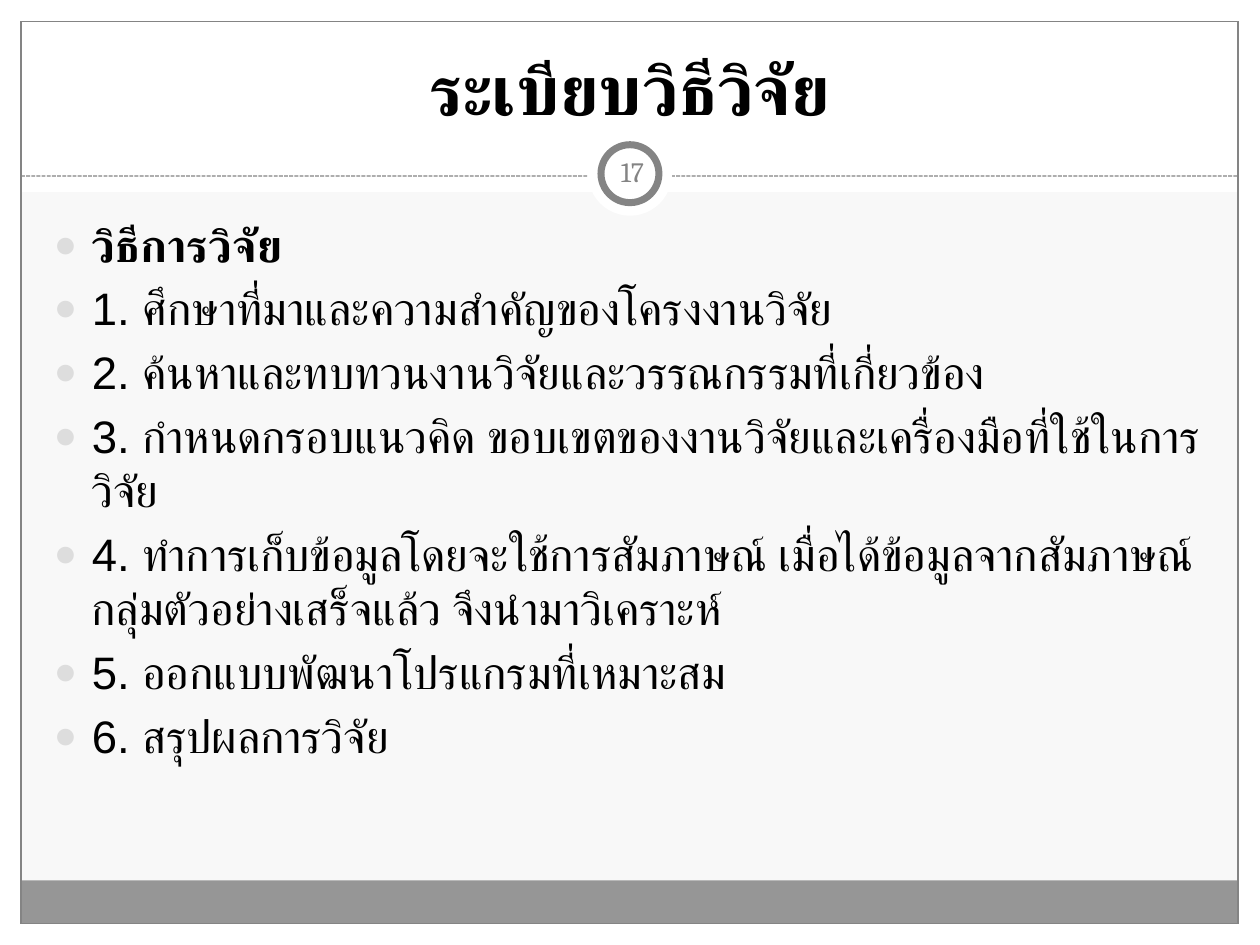
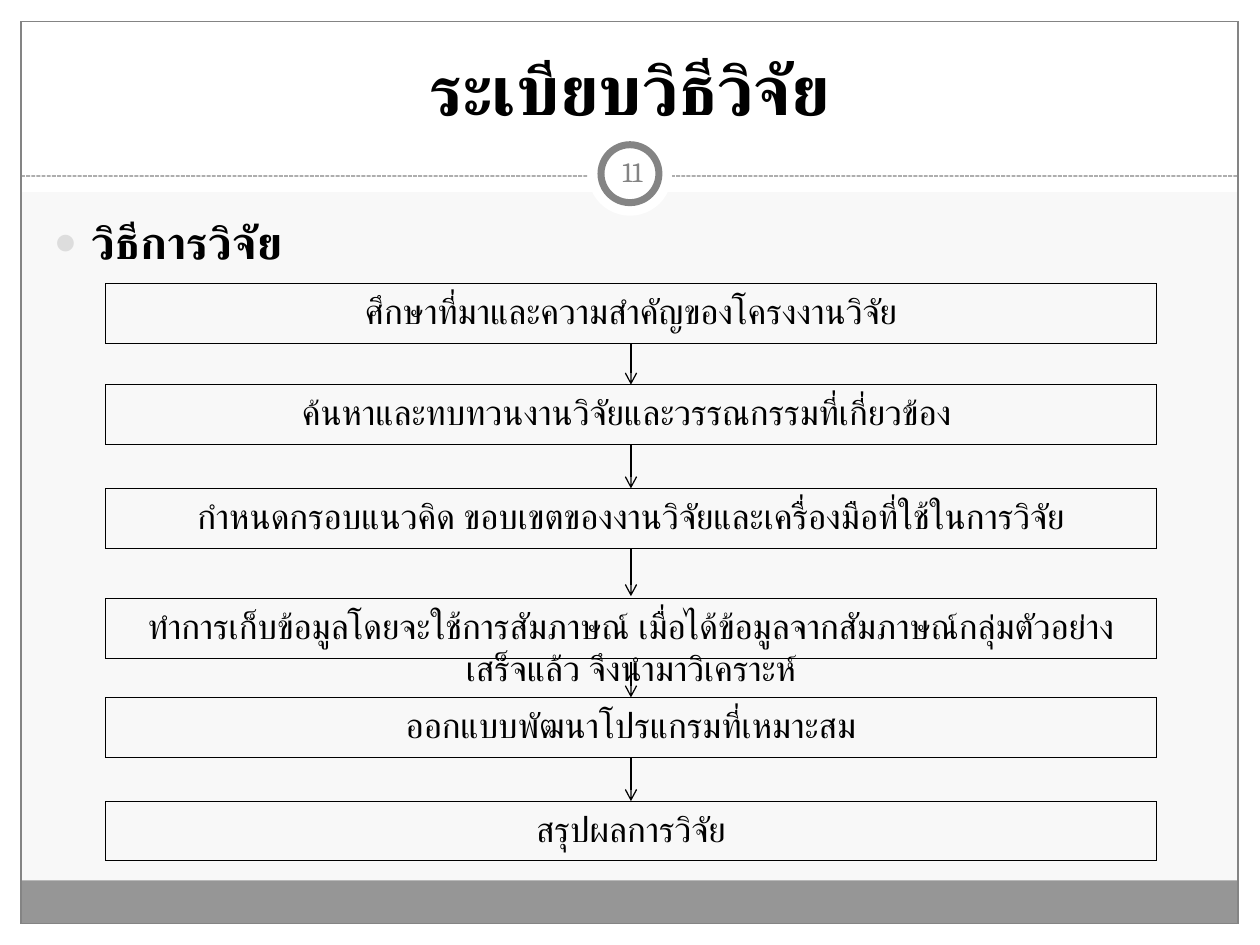
Before and after one commit to Tanandara/research, a slide deck: slide 11 of ฐานันดร์(โปรแกรมบัญชี RCIM)-Workshop (MBA).pptx (slide 17 before the commit). Drawn at 1260x945 pixels with LibreOffice and Linux fonts; fonts in the diff are those of the drawing. Boxes give left, top, right and bottom in pixels: in the first picture for what was removed or moved away, otherwise in the second. Text is boxed around its words. In the diff, an @@ line names an element or a change of style, - is before the commit and + after.

```diff
--- a/ฐานันดร์(โปรแกรมบัญชี RCIM)-Workshop (MBA).pptx
+++ b/ฐานันดร์(โปรแกรมบัญชี RCIM)-Workshop (MBA).pptx
@@ page number at box(622, 163, 642, 182): text changed @@
-17
+11
@@ text at box(92, 290, 1199, 766): paragraphs removed @@
-● 1. ศึกษาที่มาและความสำคัญของโครงงานวิจัย
-● 2. ค้นหาและทบทวนงานวิจัยและวรรณกรรมที่เกี่ยวข้อง
-● 3. กำหนดกรอบแนวคิด ขอบเขตของงานวิจัยและเครื่องมือที่ใช้ในการวิจัย
-● 4. ทำการเก็บข้อมูลโดยจะใช้การสัมภาษณ์ เมื่อได้ข้อมูลจากสัมภาษณ์กลุ่มตัวอย่างเสร็จแล้ว จึงนำมาวิเคราะห์
-● 5. ออกแบบพัฒนาโปรแกรมที่เหมาะสม
-● 6. สรุปผลการวิจัย
@@ group added at box(105, 284, 1157, 862): 6 rectangles, 5 arrows @@
+ศึกษาที่มาและความสำคัญของโครงงานวิจัย
+ค้นหาและทบทวนงานวิจัยและวรรณกรรมที่เกี่ยวข้อง
+กำหนดกรอบแนวคิด ขอบเขตของงานวิจัยและเครื่องมือที่ใช้ในการวิจัย
+ทำการเก็บข้อมูลโดยจะใช้การสัมภาษณ์ เมื่อได้ข้อมูลจากสัมภาษณ์กลุ่มตัวอย่างเสร็จแล้ว จึงนำมาวิเคราะห์
+ออกแบบพัฒนาโปรแกรมที่เหมาะสม
+สรุปผลการวิจัย
```
Also in this commit, not shown: 5 other slides changed, 9 slides removed, 1 other file.
